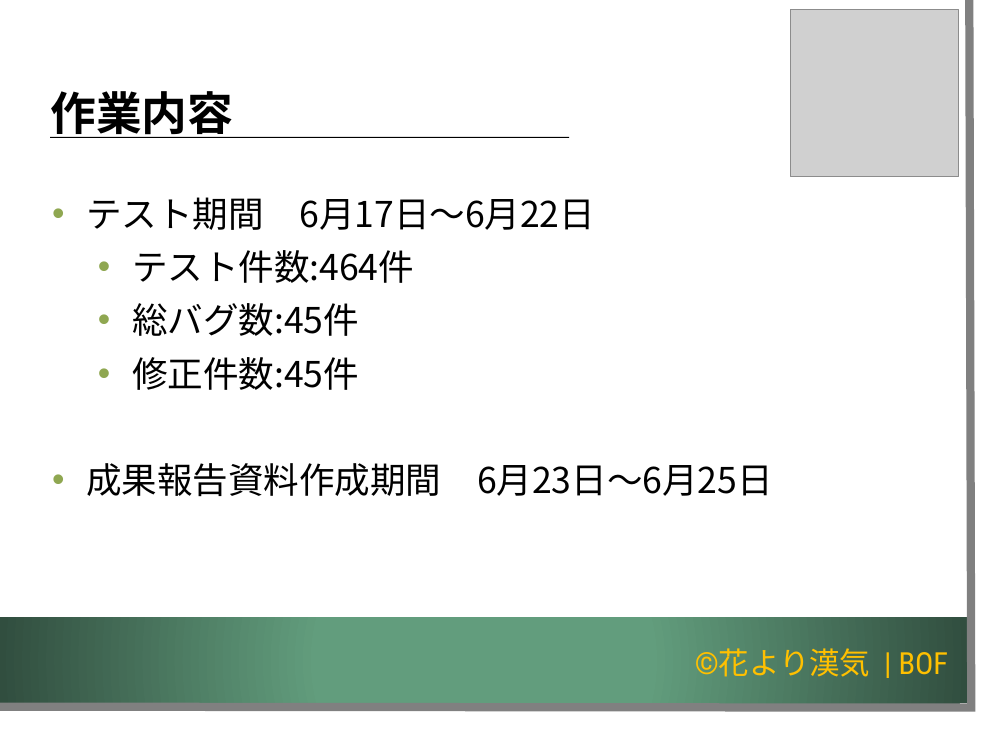
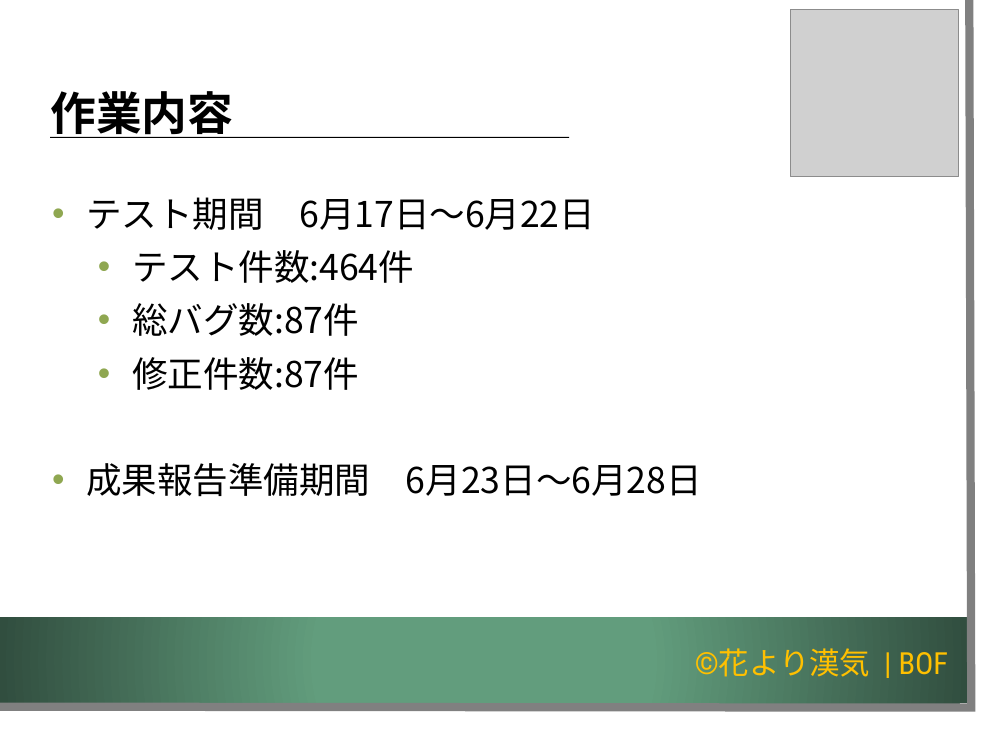
Before and after one commit to K-MIGTA/hanayoriRepo, a slide deck: slide 9 of 成果報告会_発表用スライド_チーム開発演習編集版_1.2.pptx. Drawn at 1008x756 pixels with LibreOffice and Linux fonts; fonts in the diff are those of the drawing; grey boxes stand for pictures; background and template pictures are left out. Boxes give left, top, right and bottom in pixels: in the first picture for what was removed or moved away, otherwise in the second. Text is boxed around its words. In the diff, an @@ line names an element or a change of style, - is before the commit and + after.

Commit message:
成果報告会_発表用スライド_チーム開発演習編集版_1.2.pptx 修正

```diff
--- a/成果報告会_発表用スライド_チーム開発演習編集版_1.2.pptx
+++ b/成果報告会_発表用スライド_チーム開発演習編集版_1.2.pptx
@@ text at box(86, 303, 702, 497): text changed @@
-  • 総バグ数:45件
-  • 修正件数:45件
-• 成果報告資料作成期間 6月23日～6月25日
+  • 総バグ数:87件
+  • 修正件数:87件
+• 成果報告準備期間 6月23日～6月28日
```
Also in this commit, not shown: 13 other slides changed.
